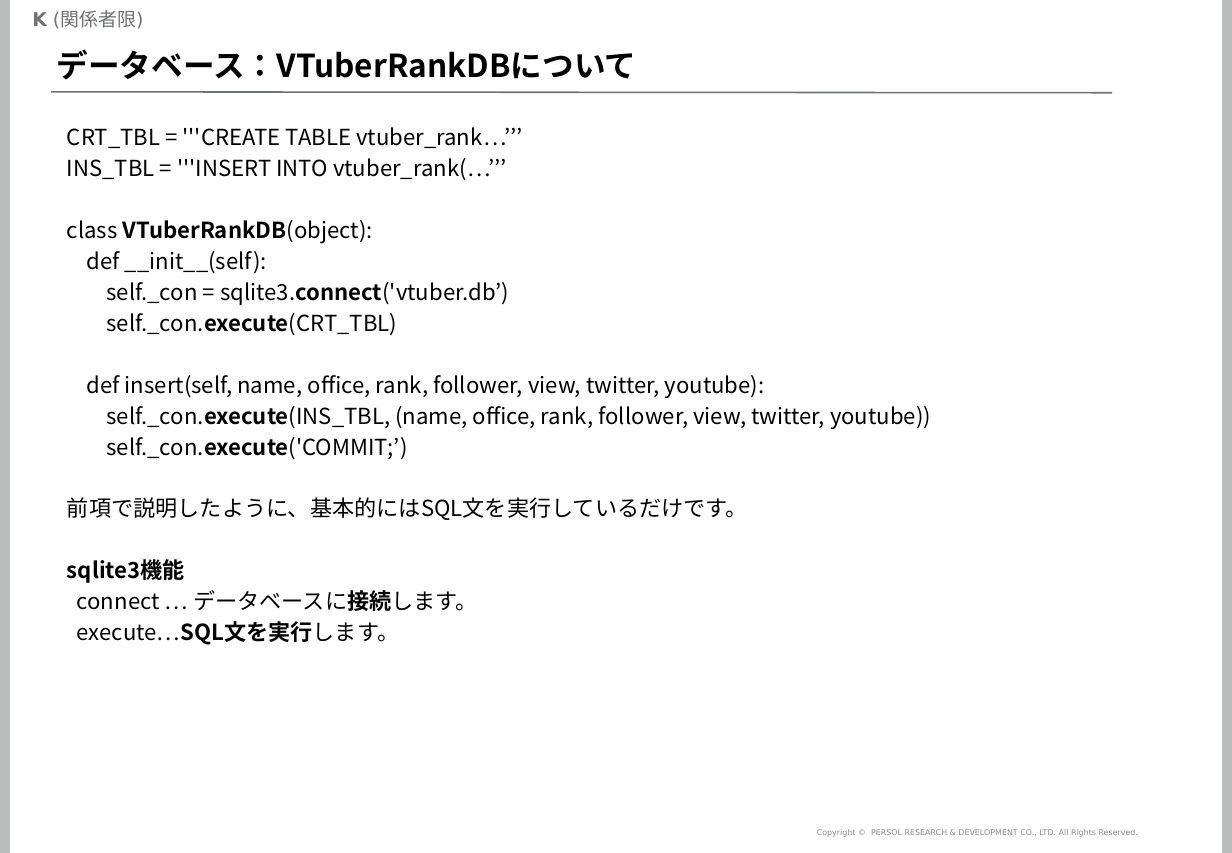
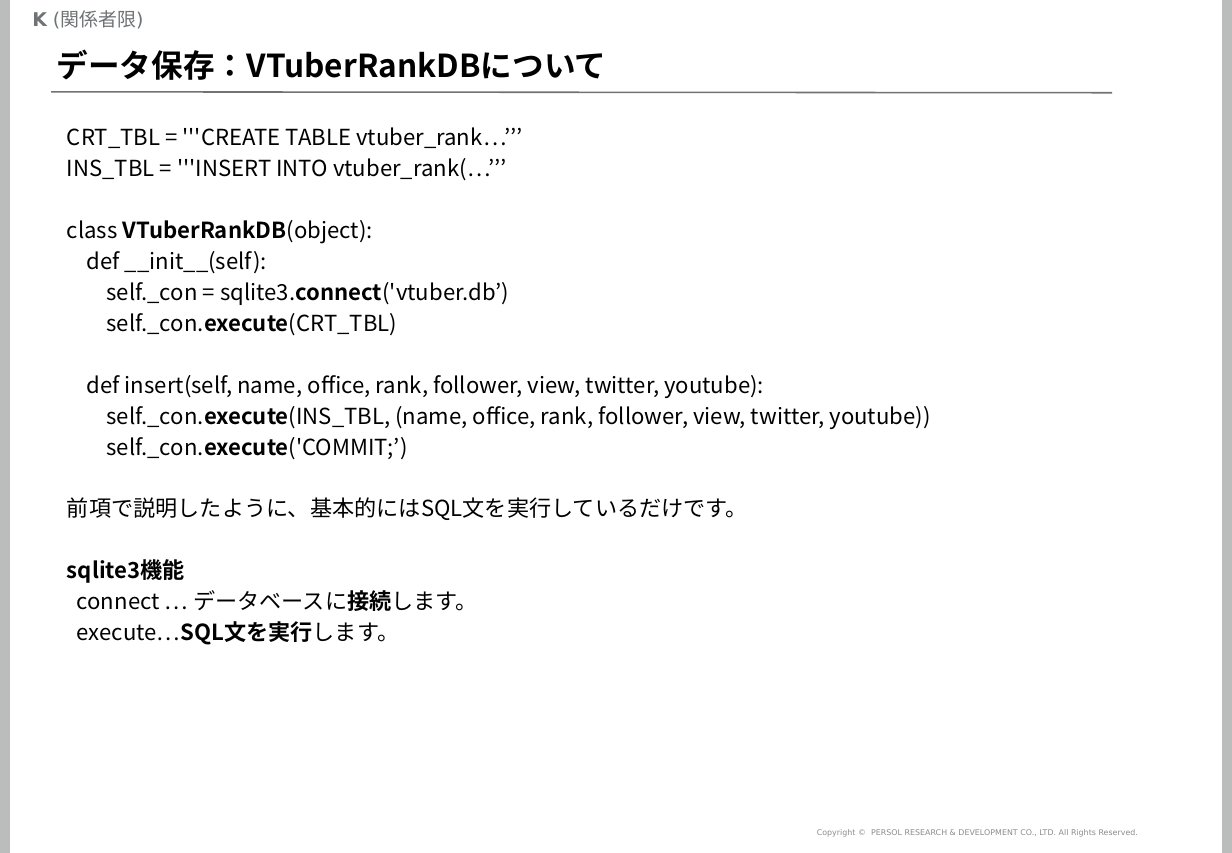
Before and after one commit to mogrodown/python_session, a slide deck: slide 48 of doc/python中級講座_2020.pptx. Drawn at 1232x853 pixels with LibreOffice and Linux fonts; fonts in the diff are those of the drawing; background and template pictures are left out. Boxes give left, top, right and bottom in pixels: in the first picture for what was removed or moved away, otherwise in the second. Text is boxed around its words. In the diff, an @@ line names an element or a change of style, - is before the commit and + after.

```diff
--- a/doc/python中級講座_2020.pptx
+++ b/doc/python中級講座_2020.pptx
@@ title at [57, 49, 607, 80]: text changed @@
-データベース：VTuberRankDBについて
+データ保存：VTuberRankDBについて
```
Also in this commit, not shown: 10 other slides changed, 1 slide added, 1 slide removed, 2 other files.
